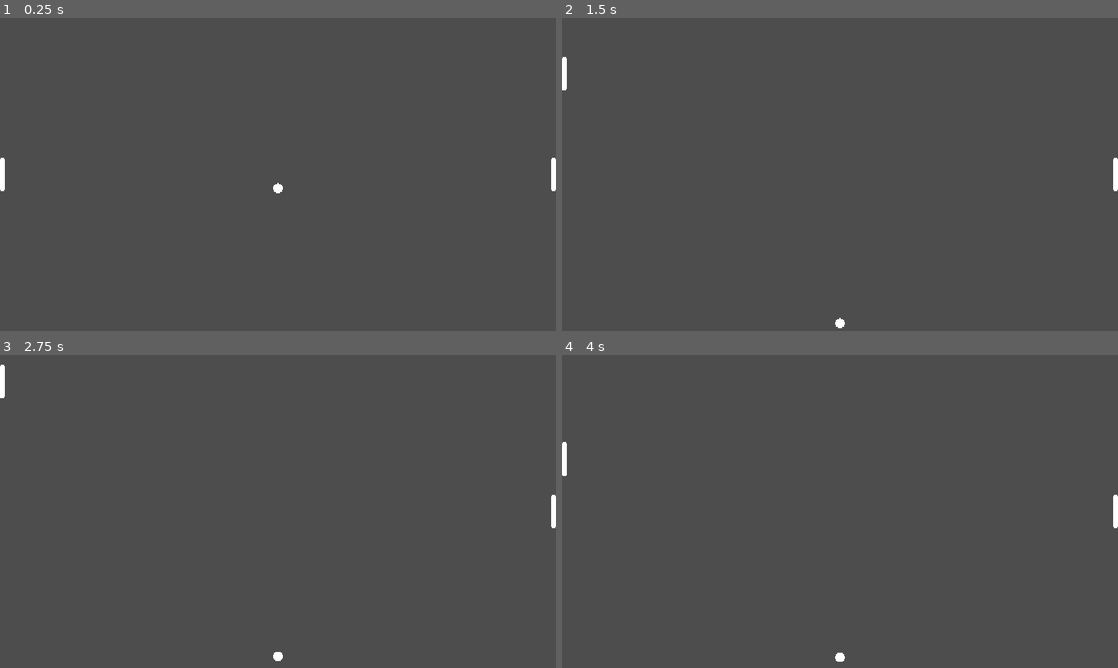
Above: before the commit, frames 1-4 (two rows, left to right).
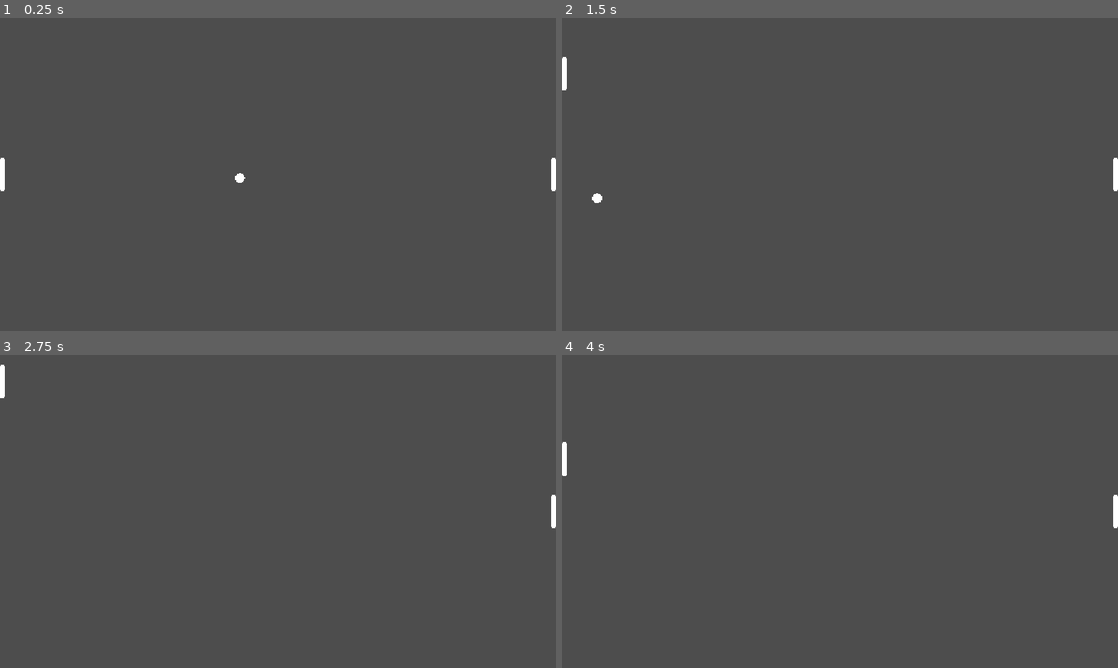
Above: after the commit, the same moments.

Repository: FilaCo/gd-pong
Game: Godot game, scene res://pong.tscn
Two runs of this game, one before a commit and one after it. Both use one fixed random seed, a clock stepped at 60 frames per second and the inputs below.
Inputs:
- Up to frame 1 (0.25 s): no input
- Up to frame 2 (1.5 s): hold W (move_up) 0.53-1.28 s; hold S (move_down) from 1.28 s (still down)
- Up to frame 3 (2.75 s): tap Enter at 2 s; release S (move_down) at 2.03 s; hold W (move_up) from 2.03 s (still down)
- Up to frame 4 (4 s): tap Space at 2.75 s; tap Enter at 3.5 s; release W (move_up) at 3.53 s; hold S (move_down) from 3.53 s (still down)

The runs differ from the first frame. In frame 1, less than 0.1% of the frame differs, in the area x 42-51%, y 49-56%; in frame 2, less than 0.1%, in the area x 5-51%, y 56-100%; in frame 3, less than 0.1%; in frame 4, less than 0.1%.

Commit message:
feat(ball): ball initial speed and bounces (work strange)

Diff:
--- a/ball.gd
+++ b/ball.gd
@@ -1 +1,14 @@
 extends RigidBody2D
+
+var rng = RandomNumberGenerator.new()
+
+func _ready() -> void:
+	var angle
+	if rng.randi_range(1, 2) == 1:
+		angle = rng.randf_range(3 * PI / 4., 5 * PI / 4.)
+	else:
+		angle = rng.randf_range(-PI / 4., PI / 4.)
+	var direction = Vector2(cos(angle), sin(angle))
+	var initial_speed = randf_range(300, 500)
+
+	linear_velocity = direction * initial_speed
--- a/ball.tscn
+++ b/ball.tscn
@@ -1,6 +1,9 @@
 [gd_scene format=3 uid="uid://drvbbl13mmnn7"]
 
 [ext_resource type="Script" uid="uid://nr0fgtbt3kl6" path="res://ball.gd" id="1_x8fbi"]
+
+[sub_resource type="PhysicsMaterial" id="PhysicsMaterial_x8fbi"]
+bounce = 1.0
 
 [sub_resource type="CircleShape2D" id="CircleShape2D_pkvn5"]
 
@@ -11,6 +14,9 @@
 height = 20.0
 
 [node name="Ball" type="RigidBody2D" unique_id=1614989678]
+physics_material_override = SubResource("PhysicsMaterial_x8fbi")
+linear_damp_mode = 1
+angular_damp_mode = 1
 script = ExtResource("1_x8fbi")
 
 [node name="CollisionShape2D" type="CollisionShape2D" parent="." unique_id=1610675750]
--- a/paddle1.gd
+++ b/paddle1.gd
@@ -14,7 +14,6 @@
 	move_and_slide()
 
 
-
 func _on_view_port_resized() -> void:
 	var half_vp_width = get_viewport_rect().size.x / 2
 	position.x = -half_vp_width + paddle_radius
--- a/pong.tscn
+++ b/pong.tscn
@@ -8,6 +8,7 @@
 [ext_resource type="PackedScene" uid="uid://dxksoy12345b8" path="res://bottom_border.tscn" id="5_ludyb"]
 [ext_resource type="PackedScene" uid="uid://uxiur0vovabl" path="res://top_border.tscn" id="6_trlu6"]
 [ext_resource type="PackedScene" uid="uid://cut3eee5fu8sa" path="res://gutter1.tscn" id="8_7860c"]
+[ext_resource type="Script" uid="uid://cnad037ww60nj" path="res://gutter1.gd" id="9_7860c"]
 
 [sub_resource type="PhysicsMaterial" id="PhysicsMaterial_eipaa"]
 bounce = 1.0
@@ -26,7 +27,9 @@
 
 [node name="Ball" parent="." unique_id=1614989678 instance=ExtResource("4_m5tya")]
 physics_material_override = SubResource("PhysicsMaterial_eipaa")
-continuous_cd = 1
+gravity_scale = 0.0
+linear_damp_mode = 1
+angular_damp_mode = 1
 
 [node name="Gutter2" parent="." unique_id=1831822850 instance=ExtResource("5_a6iag")]
 position = Vector2(227, 0)
@@ -39,3 +42,4 @@
 
 [node name="Gutter1" parent="." unique_id=1779205402 instance=ExtResource("8_7860c")]
 position = Vector2(-227, 0)
+script = ExtResource("9_7860c")
